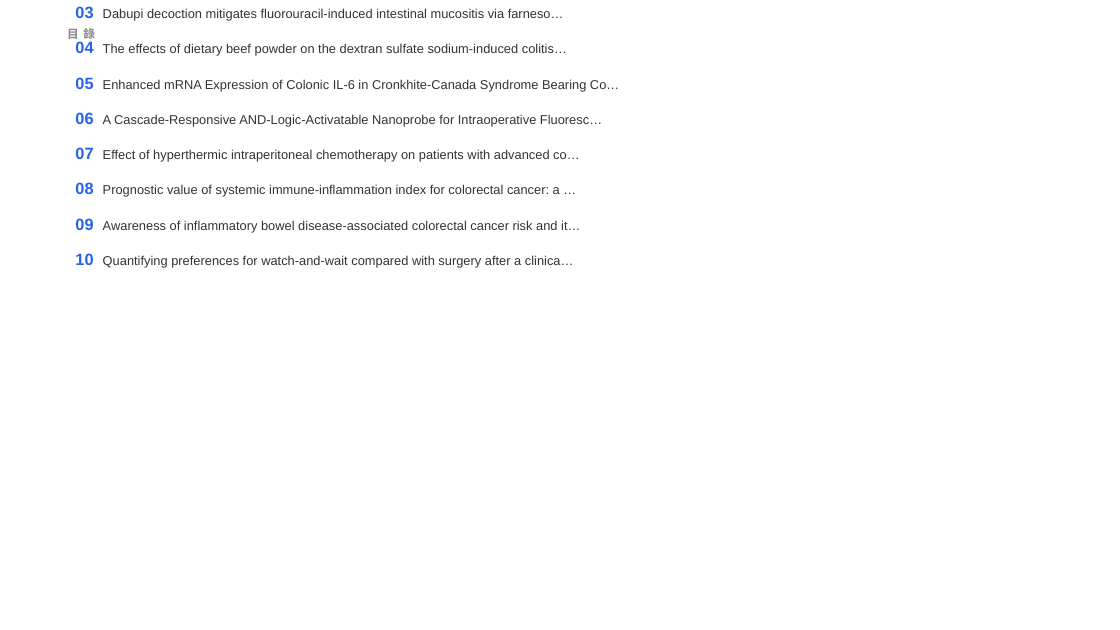
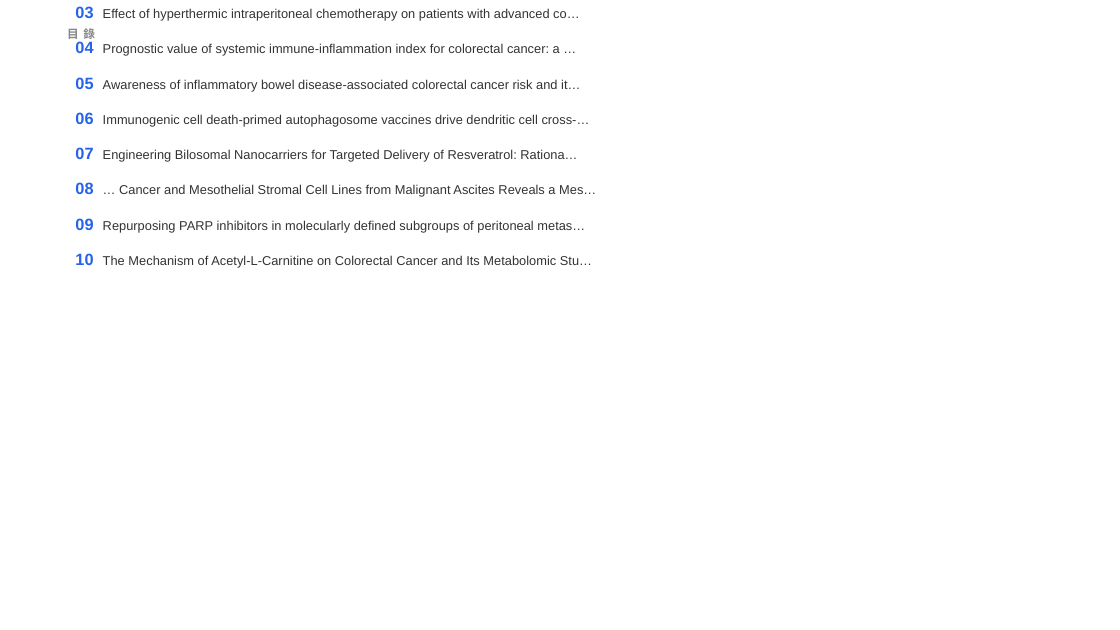
Before and after one commit to jejenhu-maker/colorectal-weekly-digest, a slide deck: slide 2 of docs/digest-zh.pptx. Drawn at 1120x630 pixels with LibreOffice and Linux fonts; fonts in the diff are those of the drawing. Boxes give left, top, right and bottom in pixels: in the first picture for what was removed or moved away, otherwise in the second. Text is boxed around its words. In the diff, an @@ line names an element or a change of style, - is before the commit and + after.

```diff
--- a/docs/digest-zh.pptx
+++ b/docs/digest-zh.pptx
@@ text at [75,6,596,268]: text changed @@
-02 Simultaneous Establishment of Autologous Colorectal Cancer and Mesothelial Strom…
-03 Dabupi decoction mitigates fluorouracil-induced intestinal mucositis via farneso…
-04 The effects of dietary beef powder on the dextran sulfate sodium-induced colitis…
-05 Enhanced mRNA Expression of Colonic IL-6 in Cronkhite-Canada Syndrome Bearing Co…
-06 A Cascade-Responsive AND-Logic-Activatable Nanoprobe for Intraoperative Fluoresc…
-07 Effect of hyperthermic intraperitoneal chemotherapy on patients with advanced co…
-08 Prognostic value of systemic immune-inflammation index for colorectal cancer: a …
-09 Awareness of inflammatory bowel disease-associated colorectal cancer risk and it…
-10 Quantifying preferences for watch-and-wait compared with surgery after a clinica…
+02 Mechanism of Cucurbitacin B Targeting ZNF70/NLRP3 Axis Against Inflammation-Asso…
+03 Effect of hyperthermic intraperitoneal chemotherapy on patients with advanced co…
+04 Prognostic value of systemic immune-inflammation index for colorectal cancer: a …
+05 Awareness of inflammatory bowel disease-associated colorectal cancer risk and it…
+06 Immunogenic cell death-primed autophagosome vaccines drive dendritic cell cross-…
+07 Engineering Bilosomal Nanocarriers for Targeted Delivery of Resveratrol: Rationa…
+08 … Cancer and Mesothelial Stromal Cell Lines from Malignant Ascites Reveals a Mes…
+09 Repurposing PARP inhibitors in molecularly defined subgroups of peritoneal metas…
+10 The Mechanism of Acetyl-L-Carnitine on Colorectal Cancer and Its Metabolomic Stu…
```
Also in this commit, not shown: 11 other slides changed, 2 slides added, 2 slides removed, 2 other files.
